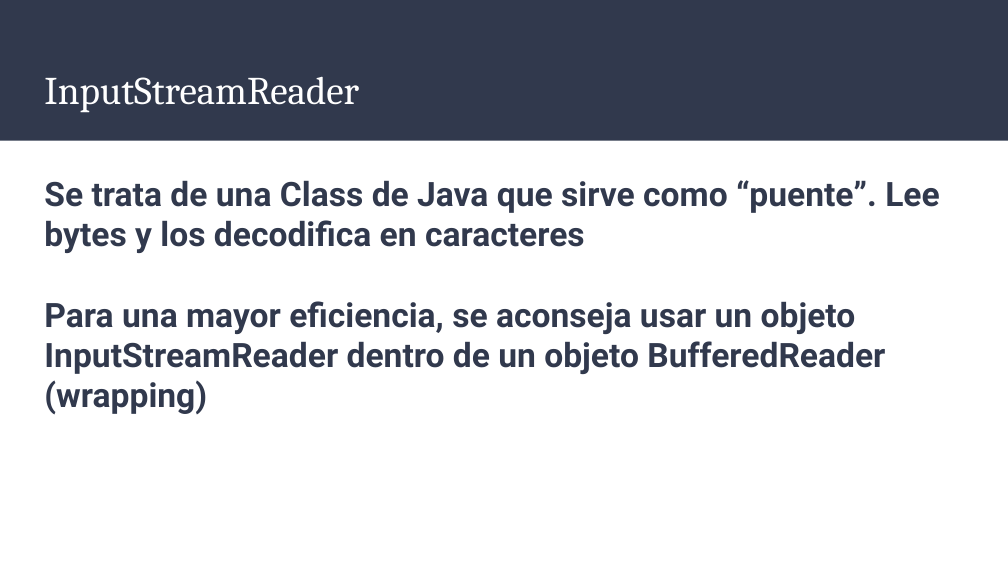
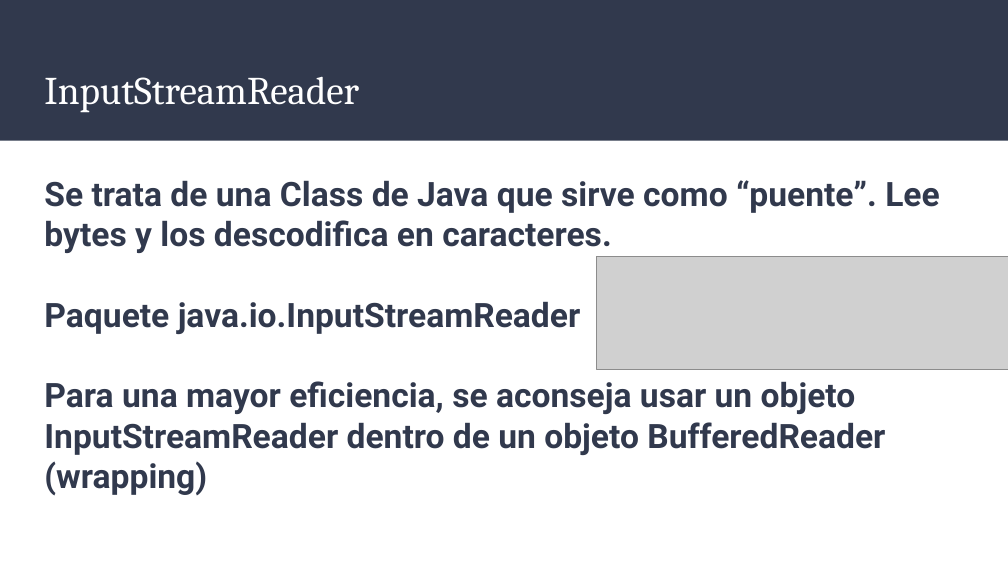
Before and after one commit to Ivanmr96/U10---Ficheros, a slide deck: slide 2 of Presentaciones/Clases InputStreamReader y OutputStreamWriter.pptx. Drawn at 1008x567 pixels with LibreOffice and Linux fonts; fonts in the diff are those of the drawing; grey boxes stand for pictures. Boxes give left, top, right and bottom in pixels: in the first picture for what was removed or moved away, otherwise in the second. Text is boxed around its words. In the diff, an @@ line names an element or a change of style, - is before the commit and + after.

```diff
--- a/Presentaciones/Clases InputStreamReader y OutputStreamWriter.pptx
+++ b/Presentaciones/Clases InputStreamReader y OutputStreamWriter.pptx
@@ text at box(44, 180, 939, 334): text changed @@
-Se trata de una Class de Java que sirve como “puente”. Lee bytes y los decodifica en caracteres
+Se trata de una Class de Java que sirve como “puente”. Lee bytes y los descodifica en caracteres.
+Paquete java.io.InputStreamReader
@@ picture added at box(597, 257, 1008, 370) @@
```
Also in this commit, not shown: 6 other slides changed, 2 slides added, 4 slides removed, 18 other files.
